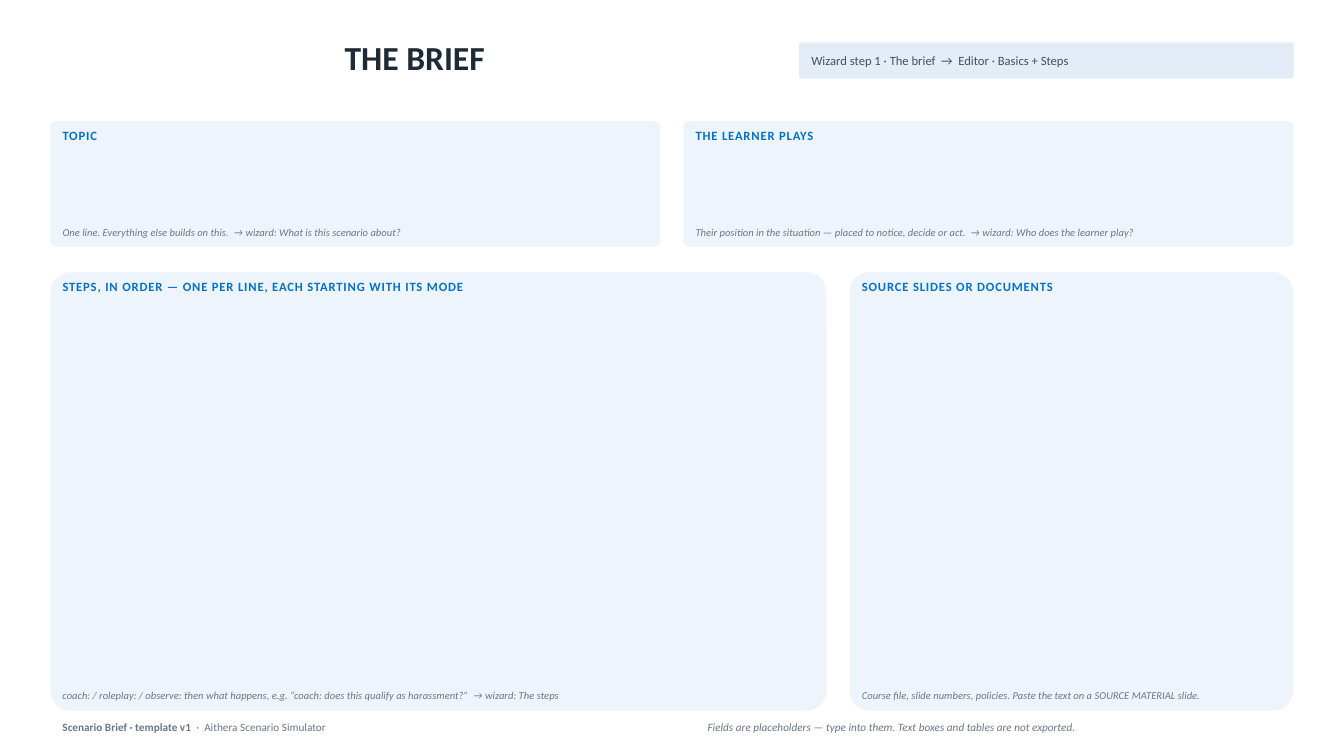
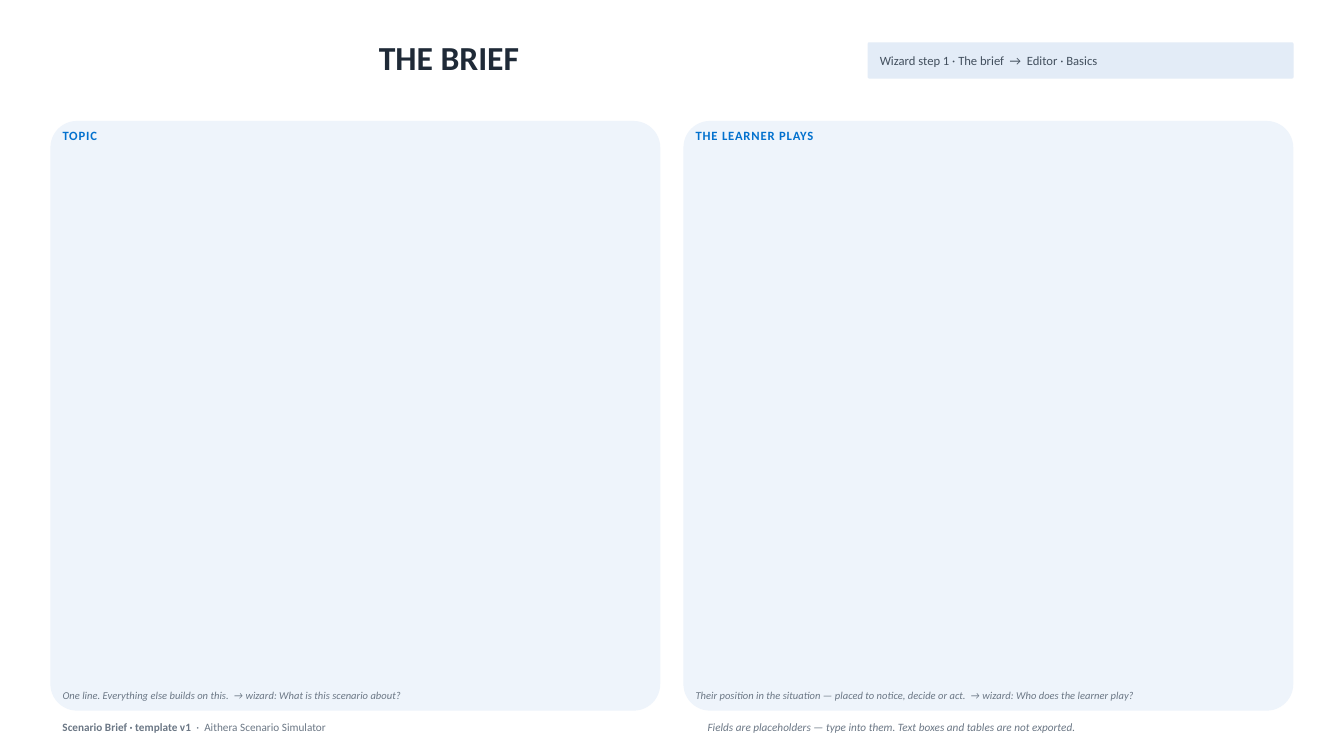
Before and after one commit to chris-alvarez-ctr-vectorsolutions/aithera, a slide deck: slide 2 of products/aithera/scenario-simulator/docs/templates/scenario-brief-template.pptx. Drawn at 1344x756 pixels with LibreOffice and Linux fonts; fonts in the diff are those of the drawing. Boxes give left, top, right and bottom in pixels: in the first picture for what was removed or moved away, otherwise in the second. Text is boxed around its words. In the diff, an @@ line names an element or a change of style, - is before the commit and + after.

```diff
--- a/products/aithera/scenario-simulator/docs/templates/scenario-brief-template.pptx
+++ b/products/aithera/scenario-simulator/docs/templates/scenario-brief-template.pptx
@@ title "THE BRIEF": place and size @@
-title "THE BRIEF" at [345, 48, 484, 70]
+title "THE BRIEF" at [379, 48, 519, 70]
@@ rounded rectangle: place and size @@
-rounded rectangle at [800, 42, 1295, 79]
+rounded rectangle at [868, 42, 1294, 79]
@@ text at [880, 56, 1097, 67]: text changed @@
-Wizard step 1 · The brief → Editor · Basics + Steps
+Wizard step 1 · The brief → Editor · Basics
@@ rounded rectangle: place and size @@
-rounded rectangle at [50, 272, 827, 711]
+rounded rectangle at [50, 121, 660, 711]
@@ rounded rectangle removed at [50, 121, 660, 247] @@
@@ rounded rectangle: place and size @@
-rounded rectangle at [850, 272, 1294, 711]
+rounded rectangle at [684, 121, 1294, 711]
@@ rounded rectangle removed at [684, 121, 1294, 247] @@
@@ text removed at [63, 282, 463, 293] @@
-STEPS, IN ORDER — ONE PER LINE, EACH STARTING WITH ITS MODE
@@ text removed at [862, 282, 1053, 291] @@
-SOURCE SLIDES OR DOCUMENTS
@@ text "One line. Everything else builds ...": place and size @@
-text "One line. Everything else builds ..." at [63, 229, 401, 238]
+text "One line. Everything else builds ..." at [63, 692, 401, 701]
@@ text "Their position in the situation ...": place and size @@
-text "Their position in the situation ..." at [696, 229, 1134, 238]
+text "Their position in the situation ..." at [696, 692, 1134, 701]
@@ text removed at [62, 692, 559, 701] @@
-coach: / roleplay: / observe: then what happens, e.g. “coach: does this qualify as harassment?” → wizard: The steps
@@ text removed at [862, 692, 1200, 701] @@
-Course file, slide numbers, policies. Paste the text on a SOURCE MATERIAL slide.
```
Also in this commit, not shown: 7 other slides changed, 1 slide added, 1 slide removed, 19 other files.
